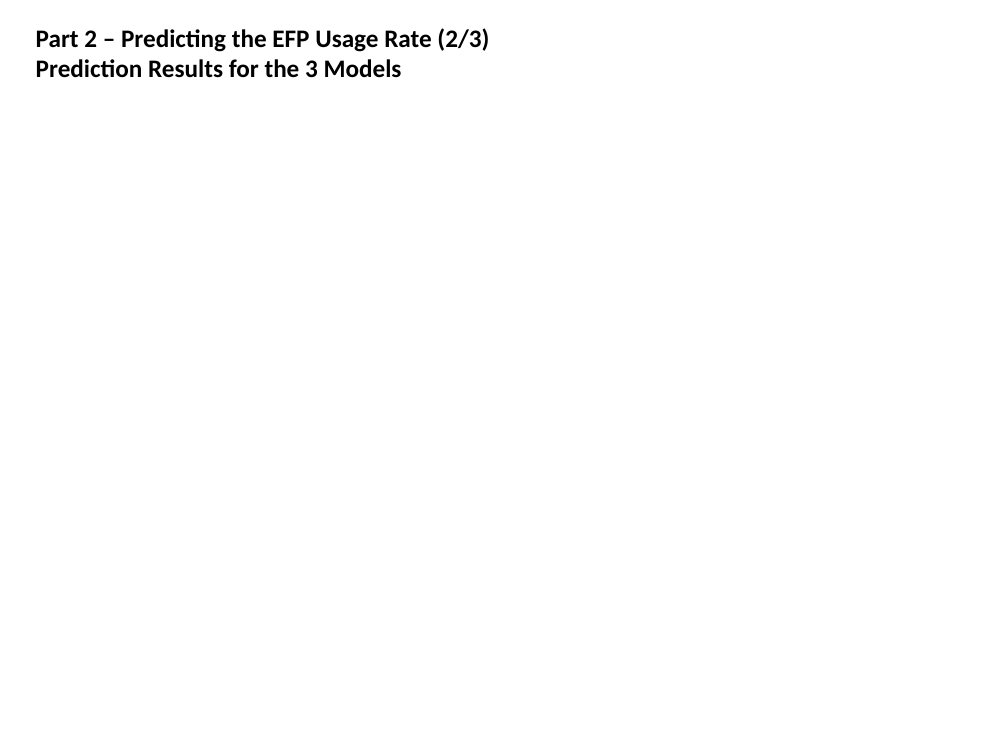
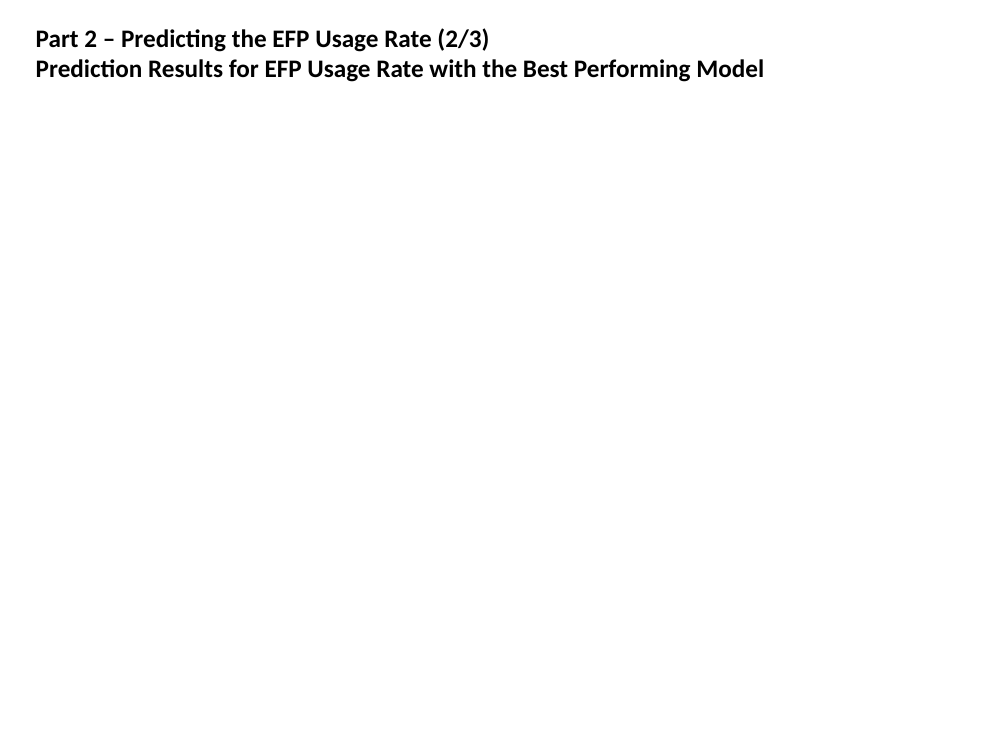
Before and after one commit to clairehur/project, a slide deck: slide 9 of with_god.pptx. Drawn at 1008x756 pixels with LibreOffice and Linux fonts; fonts in the diff are those of the drawing. Boxes give left, top, right and bottom in pixels: in the first picture for what was removed or moved away, otherwise in the second. Text is boxed around its words. In the diff, an @@ line names an element or a change of style, - is before the commit and + after.

```diff
--- a/with_god.pptx
+++ b/with_god.pptx
@@ text at <box>36,59,764,82</box>: text changed @@
-Prediction Results for the 3 Models
+Prediction Results for EFP Usage Rate with the Best Performing Model
```
Also in this commit, not shown: 1 other slide changed, 1 other file.
